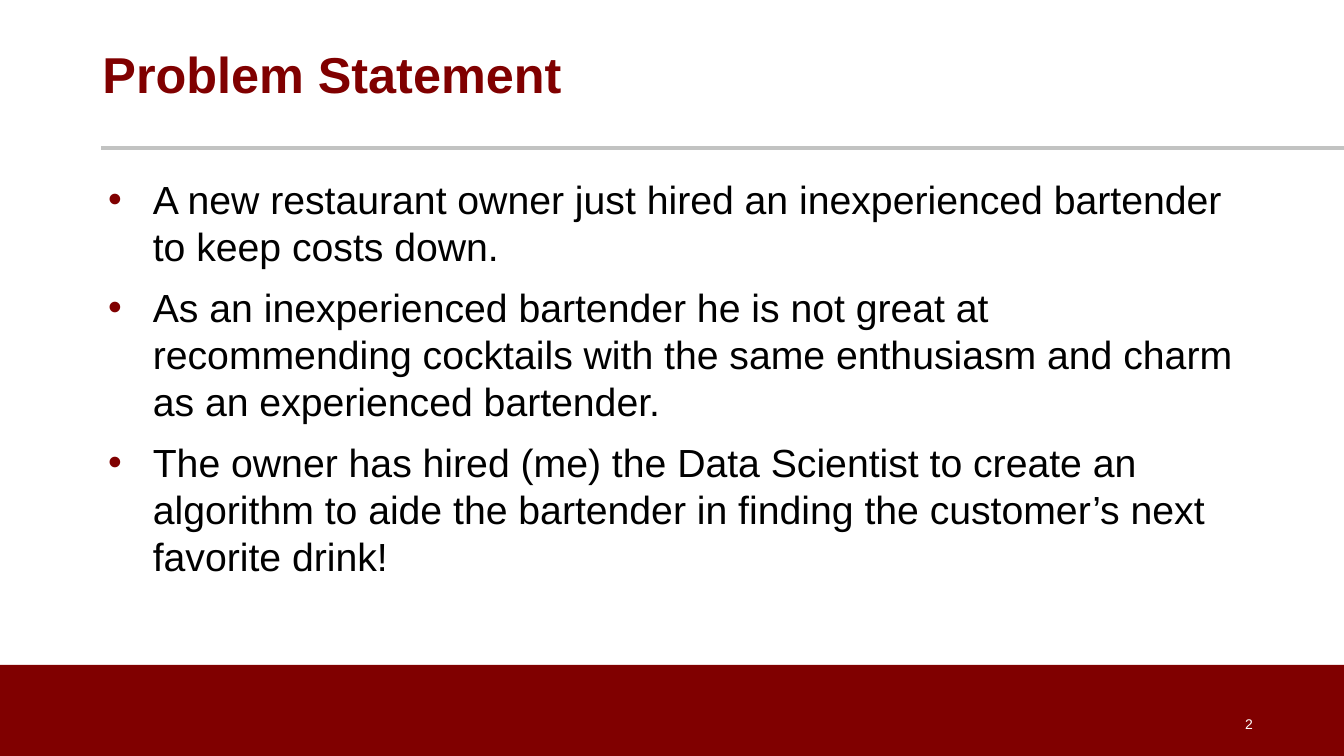
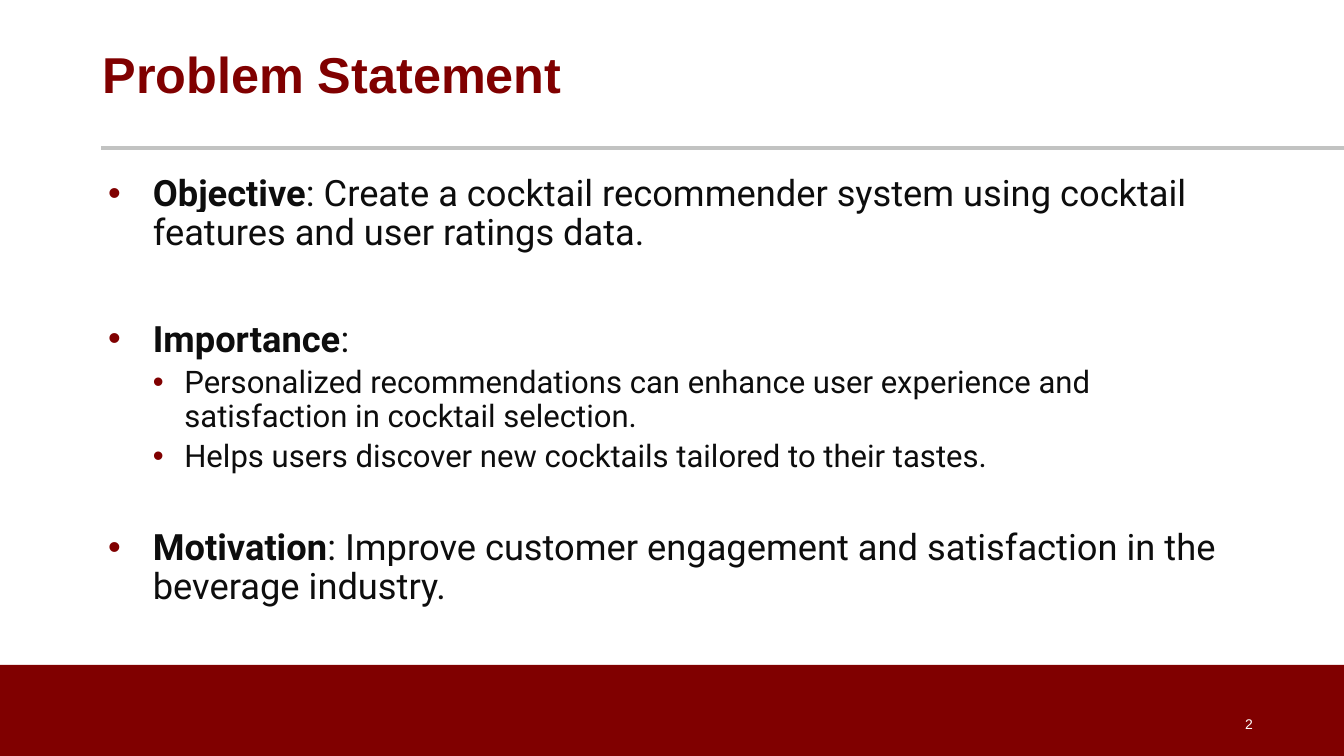
Before and after one commit to dpatel77/CocktailRecommenderSystem, a slide deck: slide 2 of Cocktail_Recommendation_System.pptx. Drawn at 1344x756 pixels with LibreOffice and Linux fonts; fonts in the diff are those of the drawing; background and template pictures are left out. Boxes give left, top, right and bottom in pixels: in the first picture for what was removed or moved away, otherwise in the second. Text is boxed around its words. In the diff, an @@ line names an element or a change of style, - is before the commit and + after.

```diff
--- a/Cocktail_Recommendation_System.pptx
+++ b/Cocktail_Recommendation_System.pptx
@@ text at (x1=153, y1=178, x2=1215, y2=607): text changed; size 28 to 25.9 pt; font Arial to Roboto; text colour #000000 to #0D0D0D @@
-• A new restaurant owner just hired an inexperienced bartender to keep costs down.
-• As an inexperienced bartender he is not great at recommending cocktails with the same enthusiasm and charm as an experienced bartender.
-• The owner has hired (me) the Data Scientist to create an algorithm to aide the bartender in finding the customer’s next favorite drink!
+• Objective: Create a cocktail recommender system using cocktail features and user ratings data.
+• Importance:
+  • Personalized recommendations can enhance user experience and satisfaction in cocktail selection.
+  • Helps users discover new cocktails tailored to their tastes.
+• Motivation: Improve customer engagement and satisfaction in the beverage industry.
```
Also in this commit, not shown: 6 other slides changed, 12 slides added, 1 slide removed.
